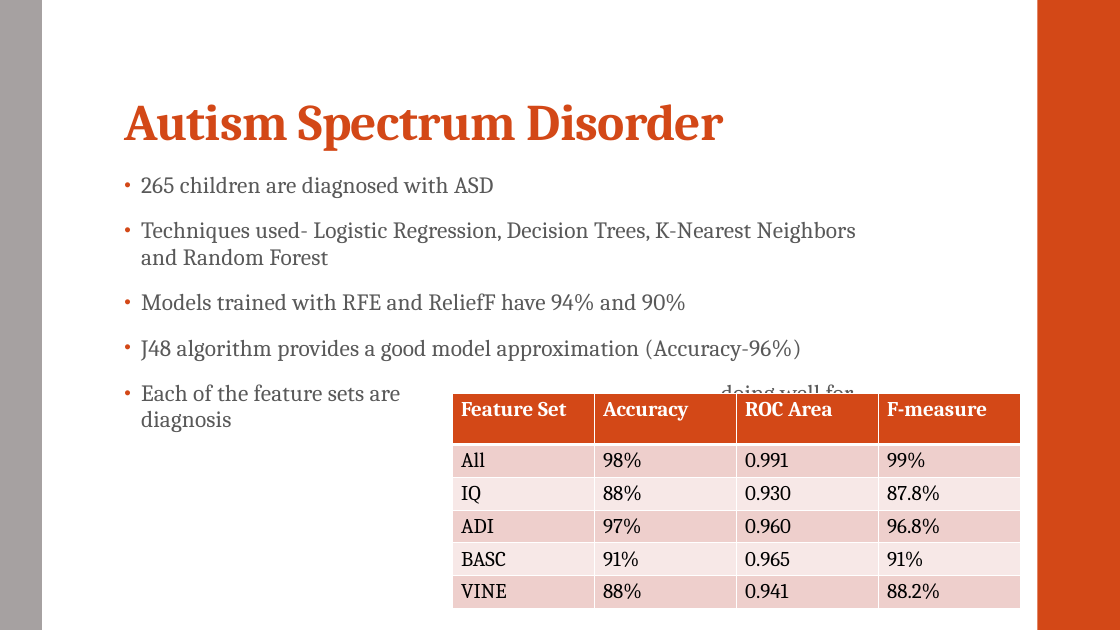
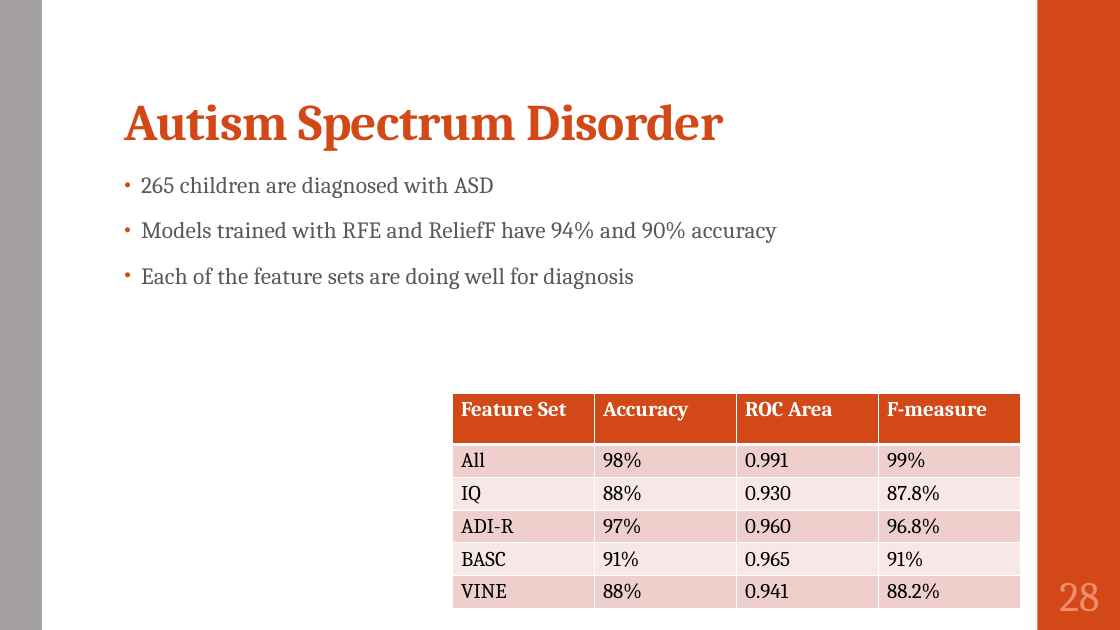
Before and after one commit to SirichandanaSambatur/CADDC, a slide deck: slide 28 of FinalReport.pptx (slide 26 before the commit). Drawn at 1120x630 pixels with LibreOffice and Linux fonts; fonts in the diff are those of the drawing. Boxes give left, top, right and bottom in pixels: in the first picture for what was removed or moved away, otherwise in the second. Text is boxed around its words. In the diff, an @@ line names an element or a change of style, - is before the commit and + after.

```diff
--- a/FinalReport.pptx
+++ b/FinalReport.pptx
@@ text at [141,221,777,243]: text changed @@
-• Techniques used- Logistic Regression, Decision Trees, K-Nearest Neighbors and Random Forest
-• Models trained with RFE and ReliefF have 94% and 90%
-• J48 algorithm provides a good model approximation (Accuracy-96%)
+• Models trained with RFE and ReliefF have 94% and 90% accuracy
@@ table at [453,393,1021,620] @@
-row 4, column 1: ADI
+row 4, column 1: ADI-R
@@ page number added at [1059,583,1099,611], 36 pt, text #EF8C6A @@
+28
```
Also in this commit, not shown: 23 other slides changed, 10 slides added, 14 slides removed, 1 other file.
